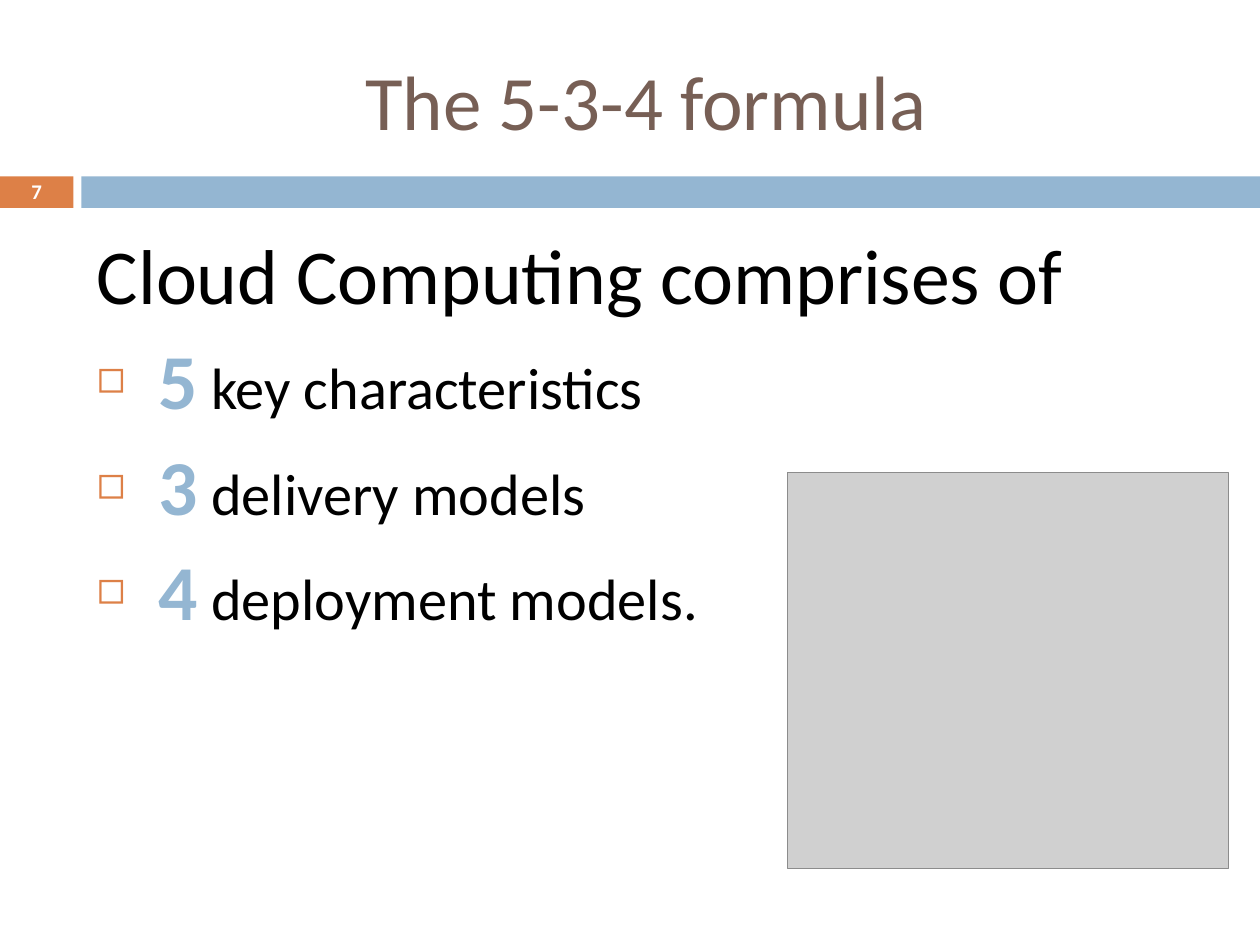
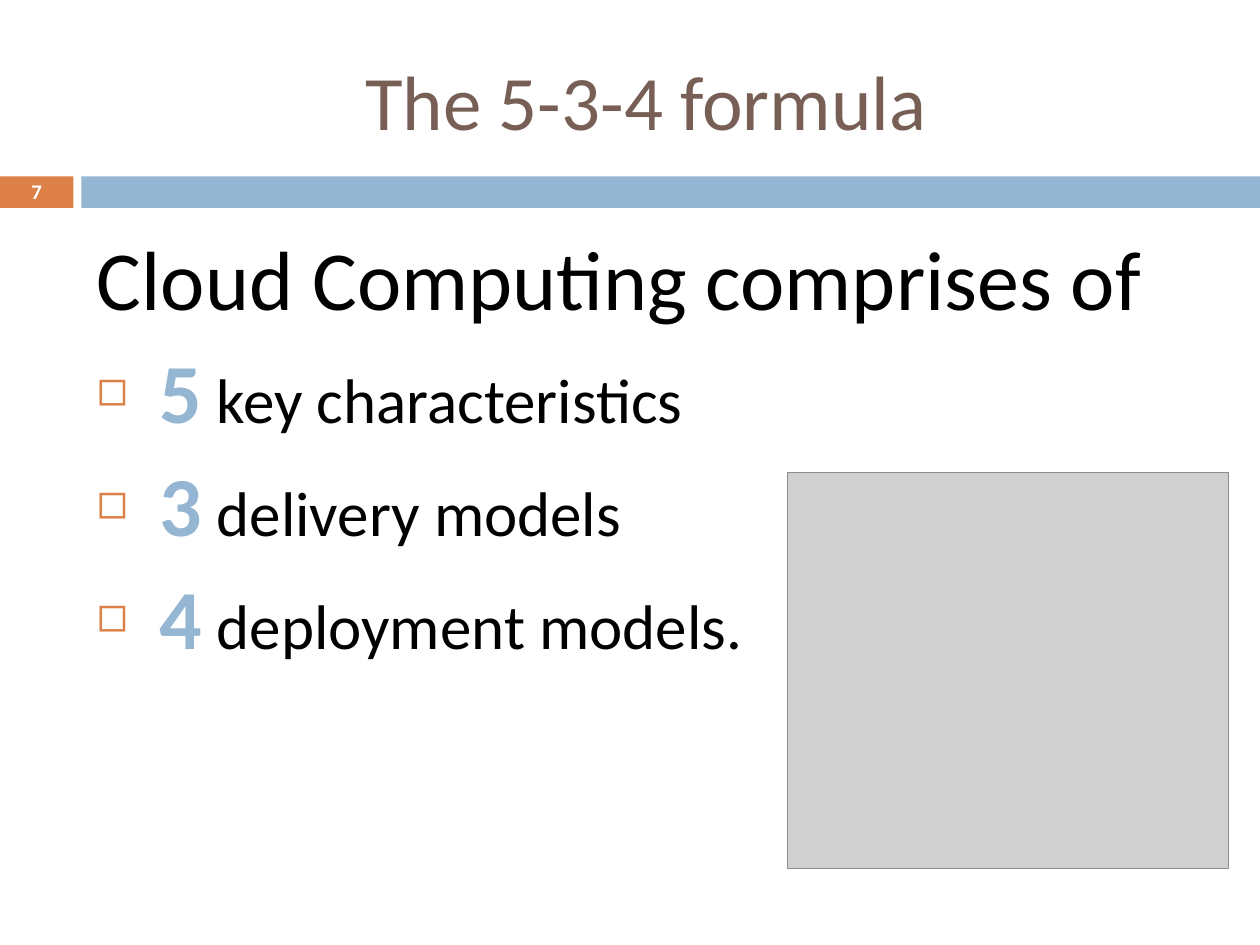
Before and after one commit to rominirani/GDG-Ahmedabad-April-2013-AppEngine-Workshop, a slide deck: slide 7 of Mindstorm-AppEngine-Training.pptx. Drawn at 1260x945 pixels with LibreOffice and Linux fonts; fonts in the diff are those of the drawing; grey boxes stand for pictures; background and template pictures are left out. Boxes give left, top, right and bottom in pixels: in the first picture for what was removed or moved away, otherwise in the second. Text is boxed around its words. In the diff, an @@ line names an element or a change of style, - is before the commit and + after.

```diff
--- a/Mindstorm-AppEngine-Training.pptx
+++ b/Mindstorm-AppEngine-Training.pptx
@@ text "Cloud Computing comprises of" at bbox=[97, 251, 1141, 659]: size 44.4 to 48 pt in "Cloud Computing comprises of", "5", "3", "4"; size 33.3 to 36 pt in "key characteristics", "delivery models", "deployment models." @@
```
Also in this commit, not shown: 8 other slides changed.
